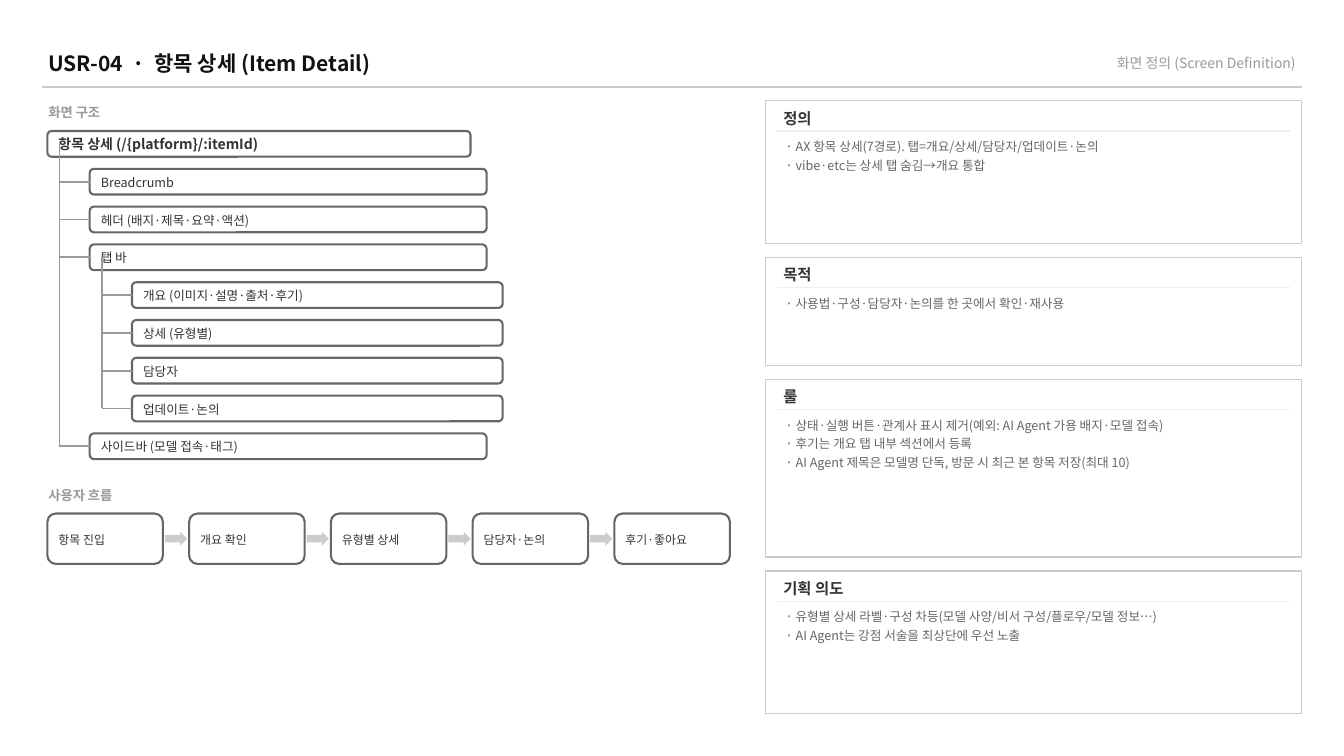
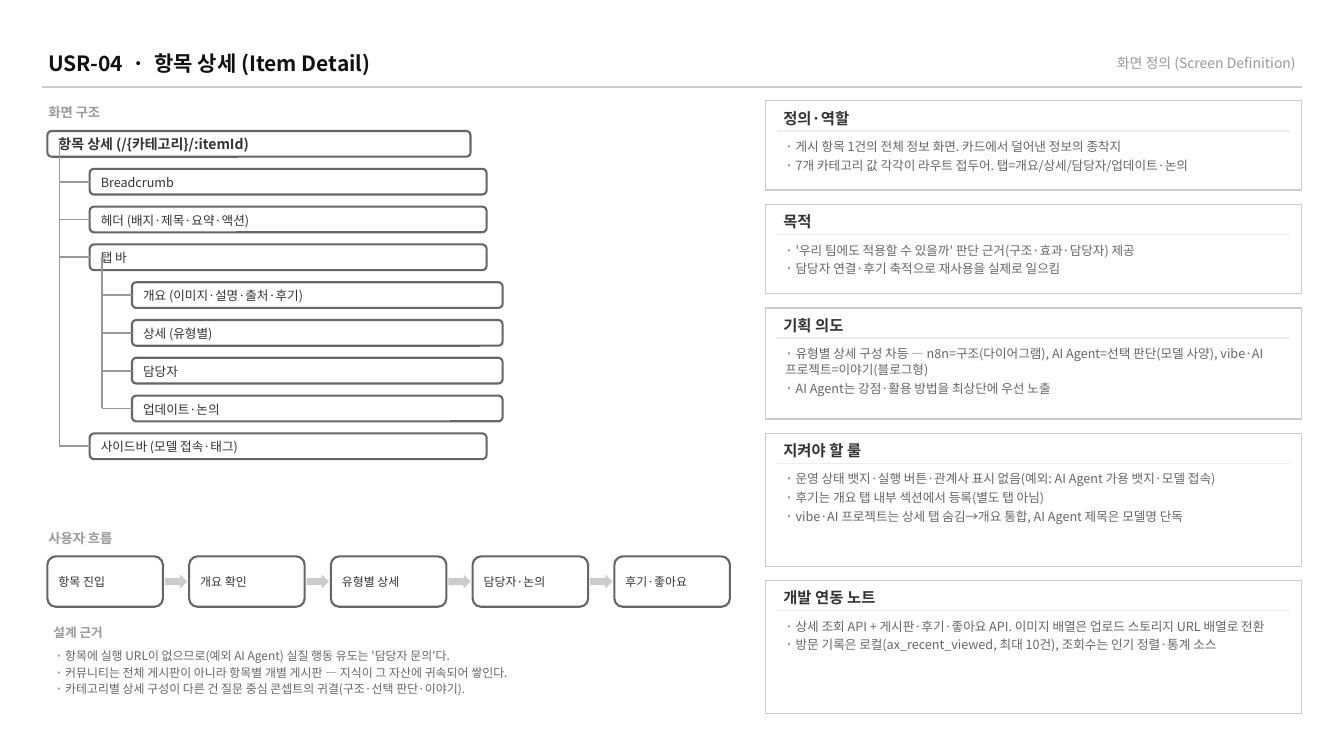
Before and after one commit to BaeNerd/Workspace, a slide deck: slide 7 of axplatform/docs/screen-specs/user-screens.pptx. Drawn at 1344x756 pixels with LibreOffice and Linux fonts; fonts in the diff are those of the drawing. Boxes give left, top, right and bottom in pixels: in the first picture for what was removed or moved away, otherwise in the second. Text is boxed around its words. In the diff, an @@ line names an element or a change of style, - is before the commit and + after.

```diff
--- a/axplatform/docs/screen-specs/user-screens.pptx
+++ b/axplatform/docs/screen-specs/user-screens.pptx
@@ rectangle: place and size @@
-rectangle at <box>765,101,1302,244</box>
+rectangle at <box>765,101,1302,191</box>
@@ text at <box>783,111,849,126</box>: text changed @@
-정의
+정의·역할
@@ text at <box>58,137,249,154</box>: text changed @@
-항목 상세 (/{platform}/:itemId)
+항목 상세 (/{카테고리}/:itemId)
@@ text at <box>796,140,1188,172</box>: text changed @@
-· AX 항목 상세(7경로). 탭=개요/상세/담당자/업데이트·논의
-· vibe·etc는 상세 탭 숨김→개요 통합
+· 게시 항목 1건의 전체 정보 화면. 카드에서 덜어낸 정보의 종착지
+· 7개 카테고리 값 각각이 라우트 접두어. 탭=개요/상세/담당자/업데이트·논의
@@ rectangle added at <box>765,205,1302,294</box>, fill #FFFFFF, outline #CCCCCC 1 pt @@
@@ text "목적": place and size @@
-text "목적" at <box>783,267,811,282</box>
+text "목적" at <box>783,214,811,229</box>
@@ line added from (777, 235) to (1290, 235), #EEEEEE 1 pt @@
@@ text added at <box>796,244,1135,274</box>, 9 pt, text #666666 @@
+· '우리 팀에도 적용할 수 있을까' 판단 근거(구조·효과·담당자) 제공
+· 담당자 연결·후기 축적으로 재사용을 실제로 일으킴
@@ text removed at <box>796,297,1064,309</box> @@
-· 사용법·구성·담당자·논의를 한 곳에서 확인·재사용
@@ rectangle: place and size @@
-rectangle at <box>765,258,1302,366</box>
+rectangle at <box>765,308,1302,418</box>
@@ text "기획 의도": place and size @@
-text "기획 의도" at <box>783,581,843,596</box>
+text "기획 의도" at <box>783,318,843,333</box>
@@ line moved from (777, 287) - (1290, 287) to (777, 338) - (1290, 338) @@
@@ text added at <box>785,347,1263,396</box>, 9 pt, text #666666 @@
+· 유형별 상세 구성 차등 — n8n=구조(다이어그램), AI Agent=선택 판단(모델 사양), vibe·AI 프로젝트=이야기(블로그형)
+· AI Agent는 강점·활용 방법을 최상단에 우선 노출
@@ rectangle: place and size @@
-rectangle at <box>765,379,1302,557</box>
+rectangle at <box>765,434,1302,567</box>
@@ text at <box>783,441,861,461</box>: text changed @@
-룰
+지켜야 할 룰
@@ line moved from (777, 409) - (1290, 409) to (777, 464) - (1290, 464) @@
@@ text at <box>796,472,1215,524</box>: text changed @@
-· 상태·실행 버튼·관계사 표시 제거(예외: AI Agent 가용 배지·모델 접속)
-· 후기는 개요 탭 내부 섹션에서 등록
-· AI Agent 제목은 모델명 단독, 방문 시 최근 본 항목 저장(최대 10)
+· 운영 상태 뱃지·실행 버튼·관계사 표시 없음(예외: AI Agent 가용 뱃지·모델 접속)
+· 후기는 개요 탭 내부 섹션에서 등록(별도 탭 아님)
+· vibe·AI 프로젝트는 상세 탭 숨김→개요 통합, AI Agent 제목은 모델명 단독
@@ 6 texts, 5 rounded rectangles, 4 right arrows: place and size @@
-6 texts, 5 rounded rectangles, 4 right arrows at <box>47,489,730,564</box>
+6 texts, 5 rounded rectangles, 4 right arrows at <box>47,532,730,607</box>
@@ rectangle: place and size @@
-rectangle at <box>765,572,1302,715</box>
+rectangle at <box>765,581,1302,714</box>
@@ text added at <box>783,590,875,605</box>, 11 pt, text #333333, bold @@
+개발 연동 노트
@@ text added at <box>53,626,103,638</box>, 9 pt, text #999999, bold @@
+설계 근거
@@ line moved from (777, 601) - (1290, 601) to (777, 611) - (1290, 611) @@
@@ text removed at <box>796,610,1157,643</box> @@
-· 유형별 상세 라벨·구성 차등(모델 사양/비서 구성/플로우/모델 정보…)
-· AI Agent는 강점 서술을 최상단에 우선 노출
@@ text added at <box>796,620,1264,652</box>, 9 pt, text #666666 @@
+· 상세 조회 API + 게시판·후기·좋아요 API. 이미지 배열은 업로드 스토리지 URL 배열로 전환
+· 방문 기록은 로컬(ax_recent_viewed, 최대 10건), 조회수는 인기 정렬·통계 소스
@@ text added at <box>65,650,507,695</box>, 8.5 pt, text #666666 @@
+· 항목에 실행 URL이 없으므로(예외 AI Agent) 실질 행동 유도는 '담당자 문의'다.
+· 커뮤니티는 전체 게시판이 아니라 항목별 개별 게시판 — 지식이 그 자산에 귀속되어 쌓인다.
+· 카테고리별 상세 구성이 다른 건 질문 중심 콘셉트의 귀결(구조·선택 판단·이야기).
```
Also in this commit, not shown: 22 other slides changed, 6 other files.
